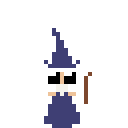
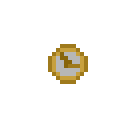
Two versions of the same layered image (128x128). Layer-by-layer changes:
hid "Hat" over left=44, top=28, right=80, bottom=68
hid "Wand", painted on it over left=84, top=72, right=92, bottom=104
added layer "Ebene 15" above "Ebene 14 Kopie" over left=48, top=44, right=88, bottom=84
hid "Ebene 14 Kopie" over left=44, top=72, right=80, bottom=128
